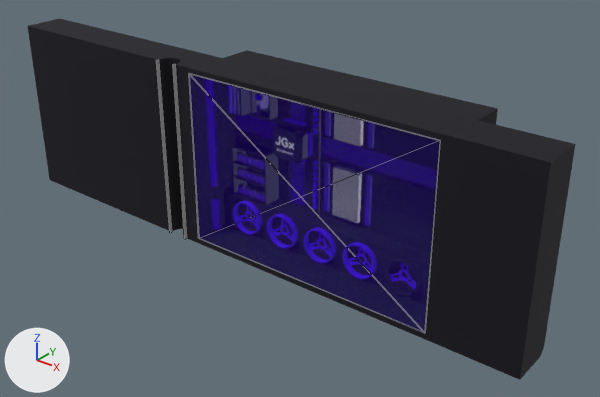
A saved change to the glTF model public/home/cpu.glb.
Camera for both pictures: a 50 mm camera at (0.437, -0.459, 0.256) aimed at (0.044, 0.032, -0.049). The lights are fixed; the arrows at lower left show +X, +Y and +Z. Mesh edges are drawn as thin lines on the coarser meshes. Where no turn or scale is listed for an object, it has been applied to the vertices.

Before the edit, the objects in view are built like this:
```python
me_body46 = bpy.data.meshes.new('Body46')
me_body46.from_pydata(...)  # 14 vertices, 24 faces; spans x -0.035..0.195, y -0.012..-0.011, z -0.095..0.055
me_body46.materials.append(mat_material_004)  # purple #3900bb
me_body60 = bpy.data.meshes.new('Body60')
me_body60.from_pydata(...)  # 14 vertices, 24 faces; spans x 0.076..0.101, y 0.035..0.04, z 0.012..0.05
me_body60.materials.append(mat_steel___satin)  # light grey #d0d0d0
me_body61 = bpy.data.meshes.new('Body61')
me_body61.from_pydata(...)  # 24 vertices, 48 faces; spans x 0.076..0.101, y 0.035..0.04, z -0.055..-0.012
me_body61.materials.append(mat_steel___satin)  # light grey #d0d0d0
me_body7 = bpy.data.meshes.new('Body7')
me_body7.from_pydata(...)  # 2681 vertices, 5362 faces; spans x -0.25..0.27, y -0.012..0.06, z -0.1..0.06
# faces by material slot: [1599, 1652, 2111]
me_body7.materials.append(mat_material_001)  # black #020011
me_body7.materials.append(mat_steel___satin_001)  # purple #4e00ff
me_body7.materials.append(mat_material_006)  # purple #4e00ff
ob_body46 = bpy.data.objects.new('Body46', me_body46)
ob_body46.location = (0.0, 0.0, 0.0)
ob_body60 = bpy.data.objects.new('Body60', me_body60)
ob_body60.location = (0.0, 0.0, 0.0)
ob_body61 = bpy.data.objects.new('Body61', me_body61)
ob_body61.location = (0.0, 0.0, 0.0)
ob_body7 = bpy.data.objects.new('Body7', me_body7)
ob_body7.location = (0.0, 0.0, 0.0)
```
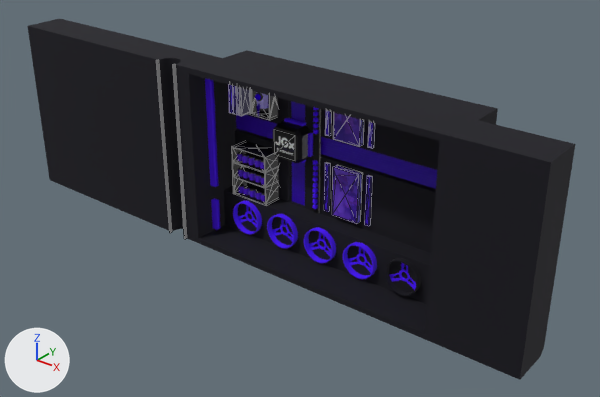
What differs and where, as boxes (x1, y1, x2, y2) in the pictures (600 x 397 px):
'Body46', deleted: before (189, 74, 440, 333)
'Untitled design (11)', added (purple): after (332, 167, 359, 224)
'Untitled design (12)', added (purple): after (333, 113, 360, 147)
'Body61', recoloured: (334, 165, 362, 223) in both
'Body60', recoloured: (360, 120, 364, 146) in both
'Body40', unchanged, uncovered by the edit: after (236, 115, 437, 189)
'Body54', unchanged, uncovered by the edit: after (232, 141, 279, 205)
'Body4', unchanged, uncovered by the edit: after (273, 118, 313, 163)

The edits, one by one:
Picture 'Untitled design (14)' (img_untitled_design__14) is new.
Picture 'Untitled design (15)' (img_untitled_design__15) is new.
Material 'Untitled design (12)' (mat_untitled_design__12) is new.
Its texture is img_untitled_design__14 (with its transparency).
Material 'Untitled design (11)' (mat_untitled_design__11) is new.
Its texture is img_untitled_design__15 (with its transparency).
me_body60 has 14 vertices, 24 faces and spans x 0.076..0.101, y 0.035..0.04, z 0.012..0.05.
me_body60 no longer uses material mat_steel___satin (light grey #d0d0d0).
me_body60 now uses material mat_material_018 (purple #3e00cc).
me_body61 has 24 vertices, 48 faces and spans x 0.076..0.101, y 0.035..0.04, z -0.055..-0.012.
me_body61 no longer uses material mat_steel___satin (light grey #d0d0d0).
me_body61 now uses material mat_material_018 (purple #3e00cc).
Mesh me_untitled_design__12 is new.
It has 4 vertices, 2 faces and spans x -0.0125..0.0125, y 0.0, z -0.019..0.019.
It uses material mat_untitled_design__12 (picture img_untitled_design__14).
Mesh me_untitled_design__11 is new.
It has 4 vertices, 2 faces and spans x -0.0125..0.0125, y 0.0, z -0.0215..0.0215.
It uses material mat_untitled_design__11 (picture img_untitled_design__15).
Object 'Body46' (ob_body46) is deleted.
Object 'Untitled design (12)' (ob_untitled_design__12) is new; it shows me_untitled_design__12.
Its location is (0.0885, 0.0345, 0.031).
Object 'Untitled design (11)' (ob_untitled_design__11) is new; it shows me_untitled_design__11.
Its location is (0.0885, 0.0345, -0.0335).
